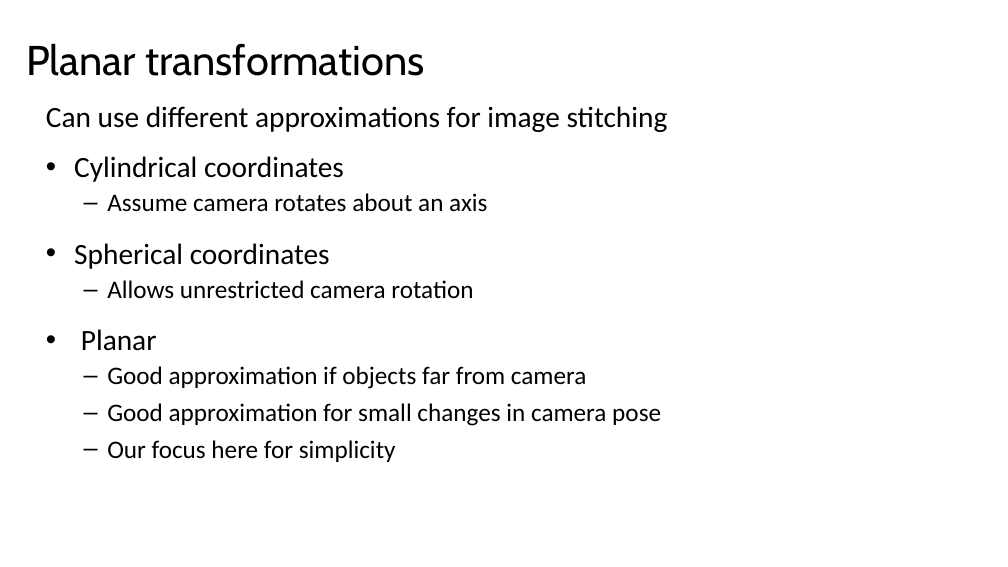
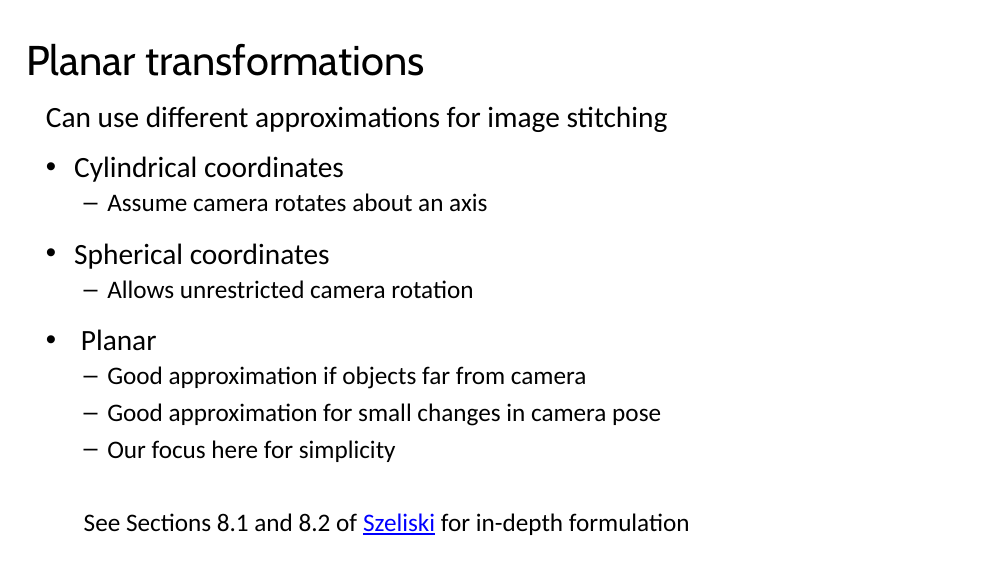
Before and after one commit to StephenElston/CSCI-E25, a slide deck: slide 22 of Slides/13_ImageStitching.pptx. Drawn at 1008x567 pixels with LibreOffice and Linux fonts; fonts in the diff are those of the drawing. Boxes give left, top, right and bottom in pixels: in the first picture for what was removed or moved away, otherwise in the second. Text is boxed around its words. In the diff, an @@ line names an element or a change of style, - is before the commit and + after.

```diff
--- a/Slides/13_ImageStitching.pptx
+++ b/Slides/13_ImageStitching.pptx
@@ text at [84,513,690,535]: paragraph added @@
+  See Sections 8.1 and 8.2 of Szeliski for in-depth formulation
```
Also in this commit, not shown: 8 other slides changed.
